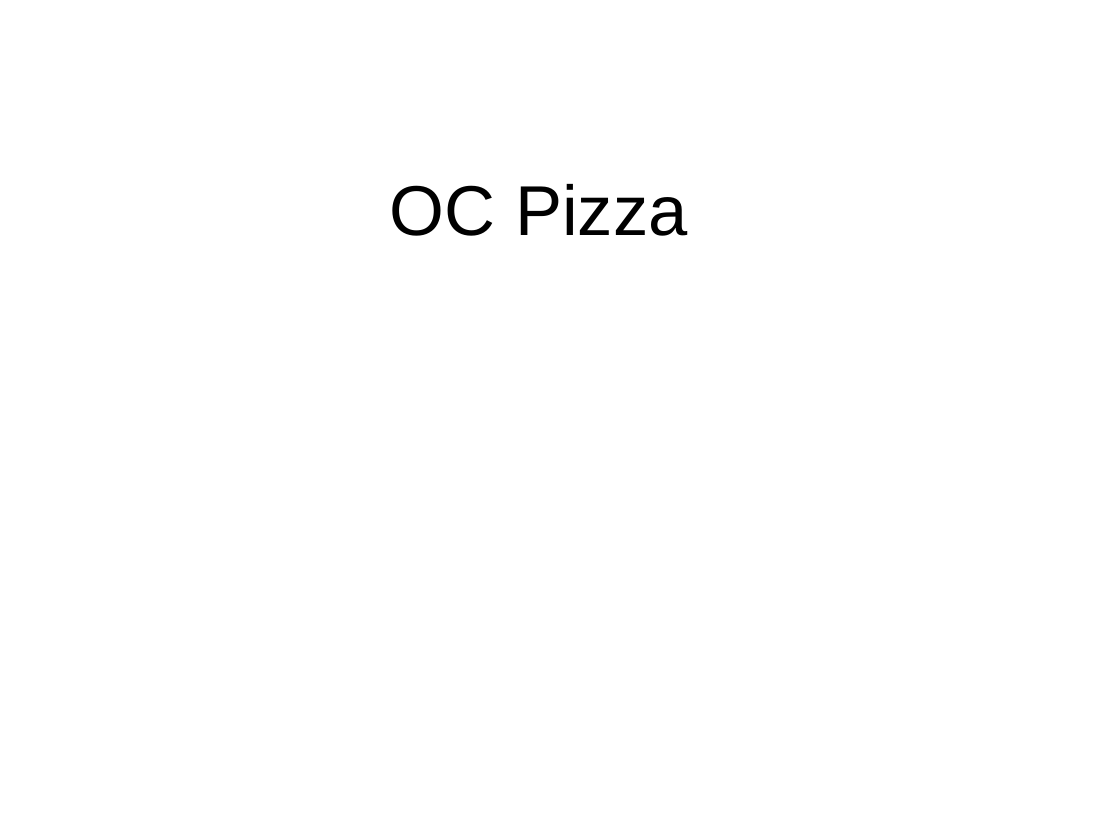
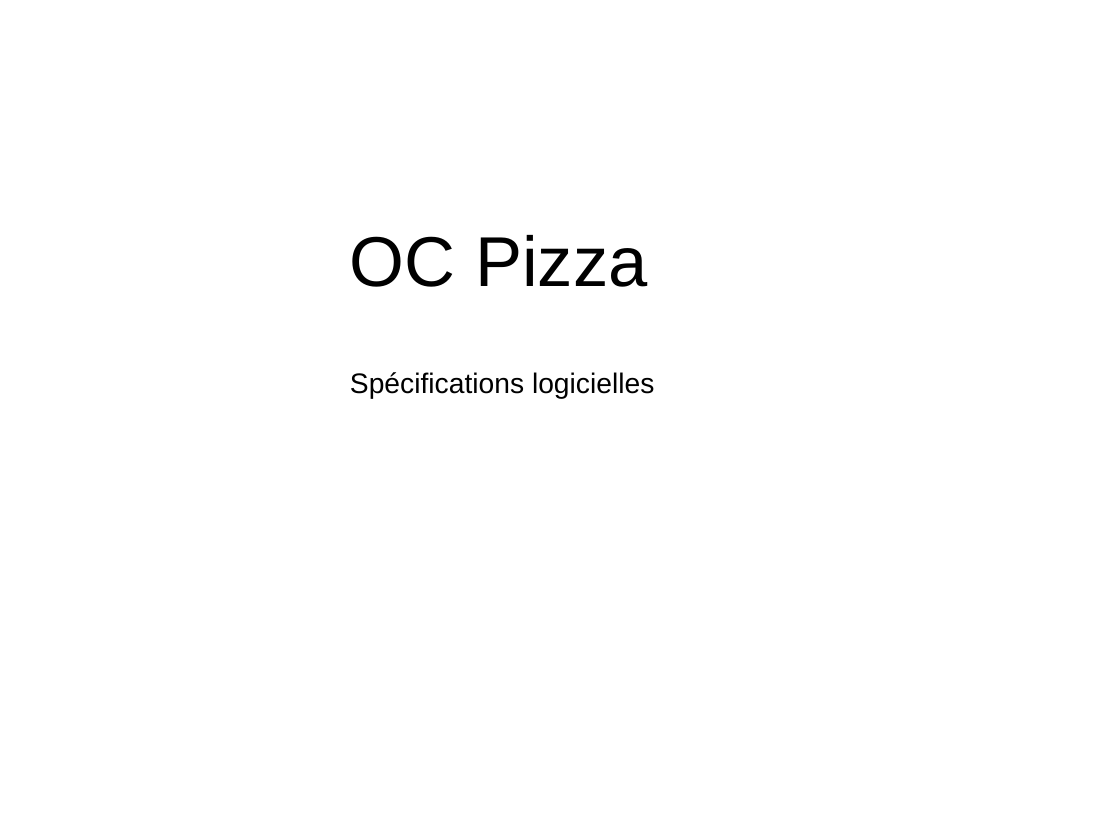
Before and after one commit to Hyperyon/p4-OCPizza, a slide deck: slide 1 of Présentation.odp. Drawn at 1120x840 pixels with LibreOffice and Linux fonts; fonts in the diff are those of the drawing. Boxes give left, top, right and bottom in pixels: in the first picture for what was removed or moved away, otherwise in the second. Text is boxed around its words. In the diff, an @@ line names an element or a change of style, - is before the commit and + after.

```diff
--- a/Présentation.odp
+++ b/Présentation.odp
@@ text "OC Pizza": place and size @@
-text "OC Pizza" at (390,184,687,236)
+text "OC Pizza" at (350,235,647,287)
@@ text added at (350,372,654,399), 20 pt, text #000000 @@
+Spécifications logicielles
```
Also in this commit, not shown: 1 other slide changed, 1 slide added, 1 slide removed, 1 other file.
